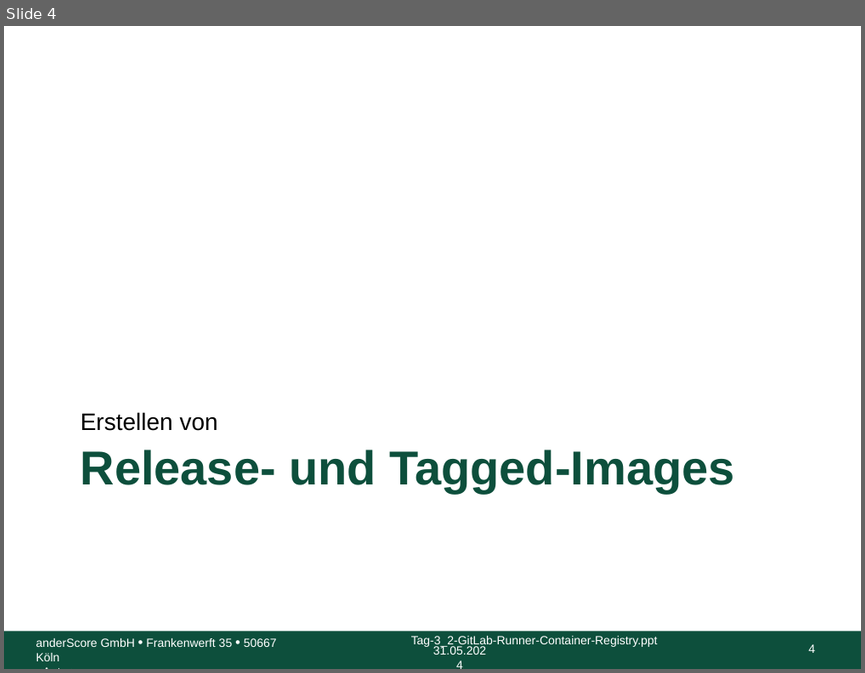
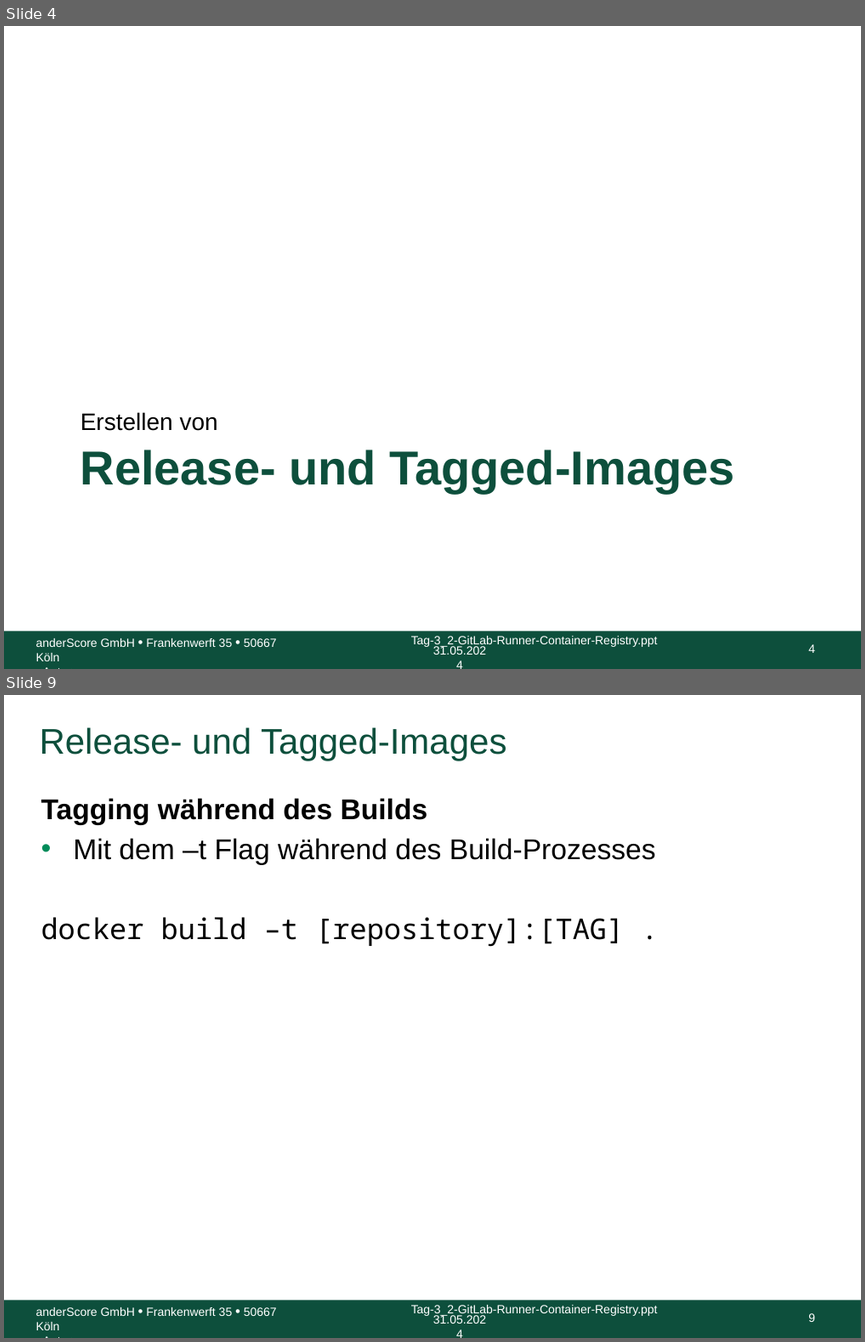
Before and after one commit to anderscore-gmbh/gitlab, a slide deck: slides/Tag-3_3-Release-und-Tagged-Images.pptx. Shown one above the other, each under a label of ours: slide 4 before the commit, slides 4 and 9 after it; the slides between them are not shown. The pictures are 865x673 and 865x1342 pixels, drawn with LibreOffice and Linux fonts; fonts in the diff are those of the drawing; background and template pictures are left out. Boxes give left, top, right and bottom in pixels: in the first picture for what was removed or moved away, otherwise in the second. Text is boxed around its words. In the diff, an @@ line names an element or a change of style, - is before the commit and + after.

Commit message:
Tag-3_3: Tagging von Docker Images abgeschlossen

```diff
--- a/slides/Tag-3_3-Release-und-Tagged-Images.pptx
+++ b/slides/Tag-3_3-Release-und-Tagged-Images.pptx
@@ slide 9 added at [4, 695, 861, 1338], background #FFFFFF; not listed: 5 template elements that a slide beside it also shows @@
@@ title added at [40, 727, 506, 760], 30 pt, text #0D4F3C @@
+Release- und Tagged-Images
@@ text added at [41, 798, 656, 947], 24 pt, text #000000 @@
+Tagging während des Builds
+• Mit dem –t Flag während des Build-Prozesses
+docker build –t [repository]:[TAG] .
```
Also in this commit, not shown: 8 other slides added.
